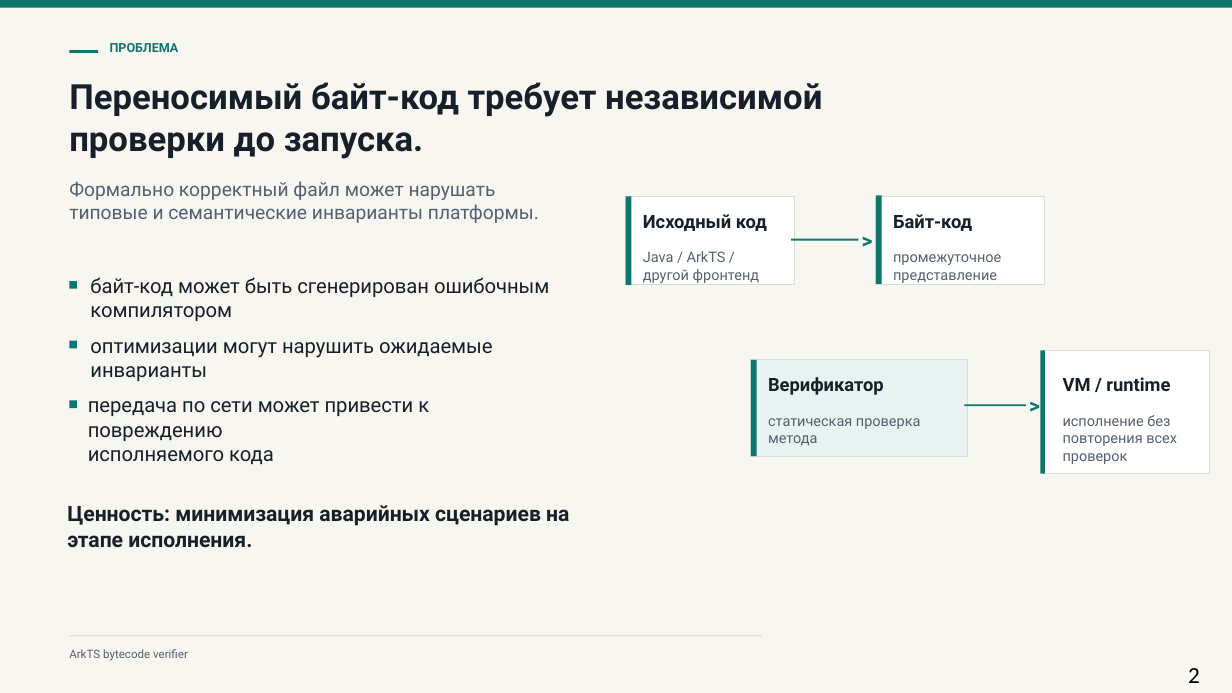
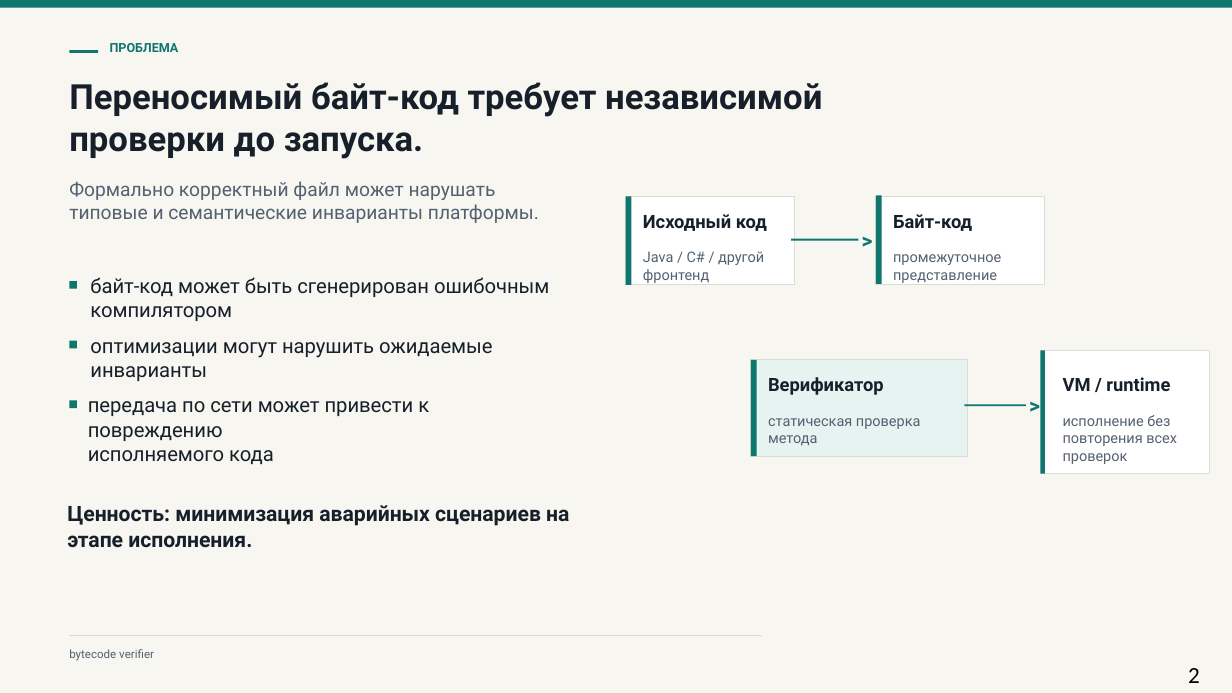
Before and after one commit to MaxGroshev/mipt-diplom, a slide deck: slide 2 of my_new_template/presentaton/arkts_verifier_defense_template.pptx. Drawn at 1232x693 pixels with LibreOffice and Linux fonts; fonts in the diff are those of the drawing. Boxes give left, top, right and bottom in pixels: in the first picture for what was removed or moved away, otherwise in the second. Text is boxed around its words. In the diff, an @@ line names an element or a change of style, - is before the commit and + after.

```diff
--- a/my_new_template/presentaton/arkts_verifier_defense_template.pptx
+++ b/my_new_template/presentaton/arkts_verifier_defense_template.pptx
@@ text at bbox=[643, 251, 764, 283]: text changed @@
-Java / ArkTS / другой фронтенд
+Java / C# / другой фронтенд
@@ text at bbox=[69, 649, 154, 661]: text changed @@
-ArkTS bytecode verifier
+bytecode verifier
```
Also in this commit, not shown: 7 other slides changed, 12 other files.
